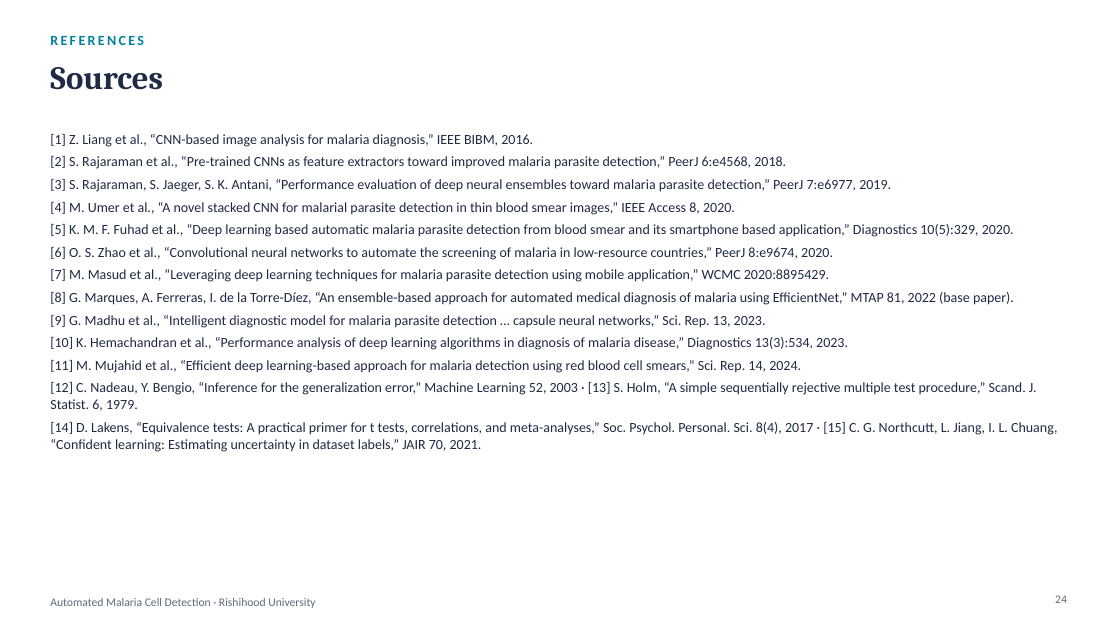
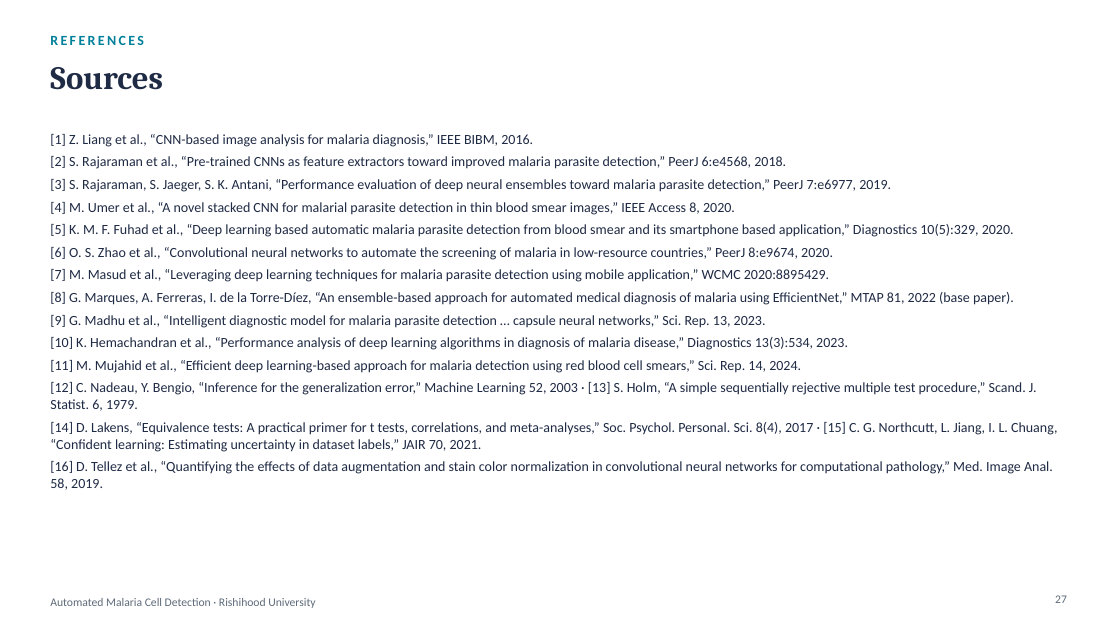
Before and after one commit to amathziah/malaria-detection, a slide deck: slide 27 of slides/Malaria_Phase3_Final.pptx (slide 24 before the commit). Drawn at 1120x630 pixels with LibreOffice and Linux fonts; fonts in the diff are those of the drawing. Boxes give left, top, right and bottom in pixels: in the first picture for what was removed or moved away, otherwise in the second. Text is boxed around its words. In the diff, an @@ line names an element or a change of style, - is before the commit and + after.

```diff
--- a/slides/Malaria_Phase3_Final.pptx
+++ b/slides/Malaria_Phase3_Final.pptx
@@ text at (50,461,1053,490): paragraph added @@
+[16] D. Tellez et al., “Quantifying the effects of data augmentation and stain color normalization in convolutional neural networks for computational pathology,” Med. Image Anal. 58, 2019.
@@ page number at (1055,595,1067,603): text changed @@
-24
+27
```
Also in this commit, not shown: 4 other slides changed, 3 slides added, 4 other files.
